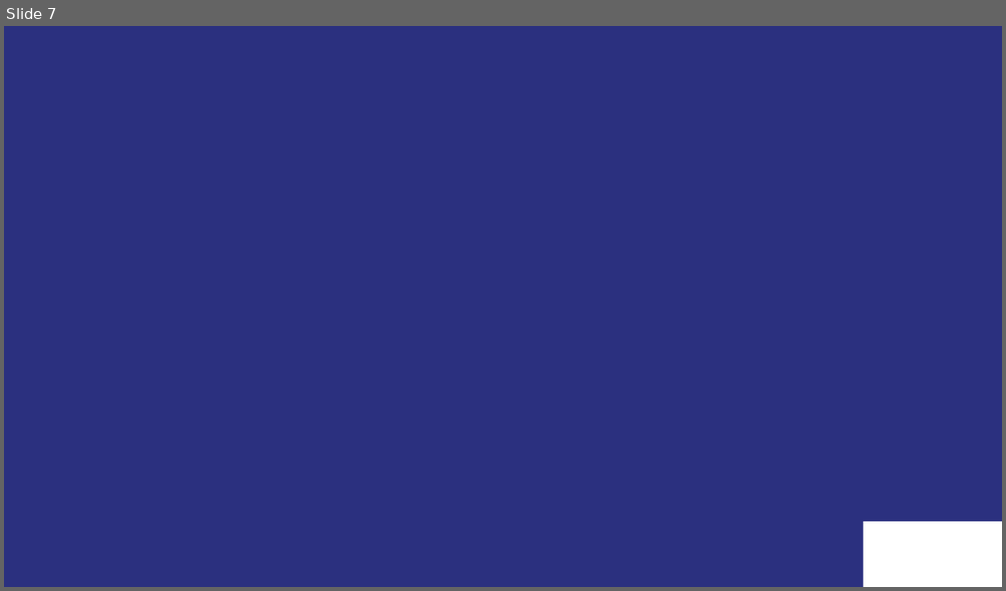
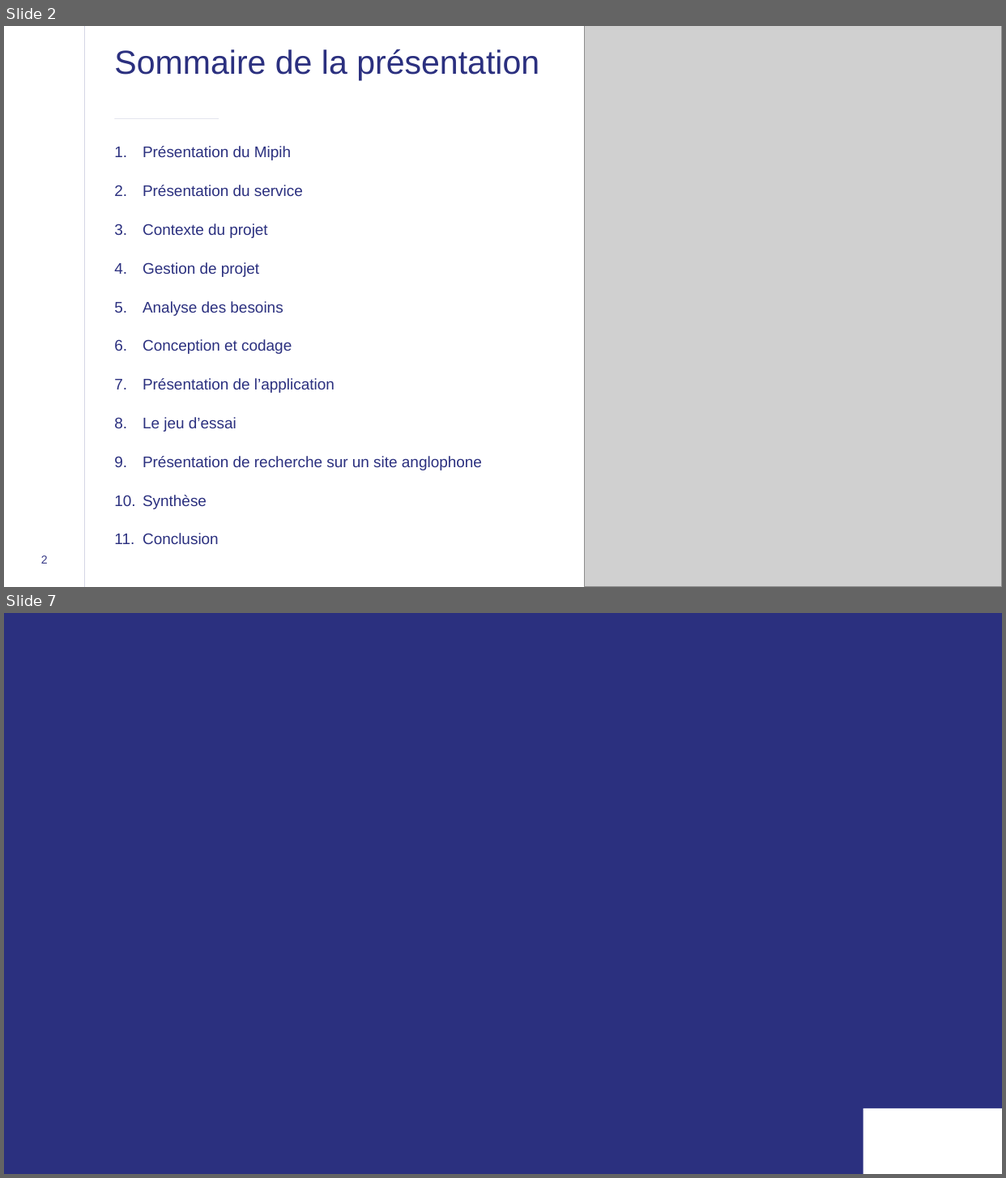
Before and after one commit to PierrePac/miphi, a slide deck: Annexe/Dossier/Présentation1.pptx. Shown one above the other, each under a label of ours: slide 7 before the commit, slides 2 and 7 after it; the slides between them are not shown. The pictures are 1006x591 and 1006x1178 pixels, drawn with LibreOffice and Linux fonts; fonts in the diff are those of the drawing; grey boxes stand for pictures; background and template pictures are left out. Boxes give left, top, right and bottom in pixels: in the first picture for what was removed or moved away, otherwise in the second. Text is boxed around its words. In the diff, an @@ line names an element or a change of style, - is before the commit and + after.

```diff
--- a/Annexe/Dossier/Présentation1.pptx
+++ b/Annexe/Dossier/Présentation1.pptx
@@ slide 2 added at bbox=[4, 26, 1002, 587], background #FFFFFF @@
@@ line added from (85, 26) to (85, 587), #2B307F 0.5 pt @@
@@ title added at bbox=[114, 49, 539, 80], 32 pt, text #2B307F @@
+Sommaire de la présentation
@@ picture added at bbox=[584, 26, 1002, 587] @@
@@ line added from (219, 119) to (115, 119), #2B307F 0.5 pt @@
@@ text added at bbox=[143, 146, 482, 544], 14.8 pt, text #2B307F @@
+1. Présentation du Mipih
+2. Présentation du service
+3. Contexte du projet
+4. Gestion de projet
+5. Analyse des besoins
+6. Conception et codage
+7. Présentation de l’application
+8. Le jeu d’essai
+9. Présentation de recherche sur un site anglophone
+10. Synthèse
+11. Conclusion
@@ page number added at bbox=[41, 556, 48, 564], 11 pt, text #353886 @@
+2
```
Also in this commit, not shown: 38 slides changed, 2 other slides added, 3 slides removed, 7 other files.
